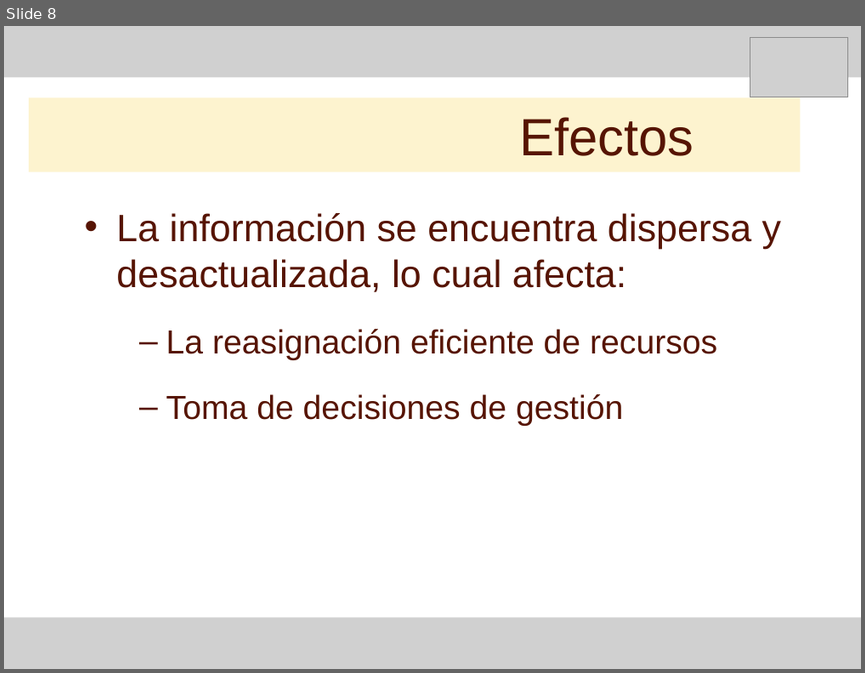
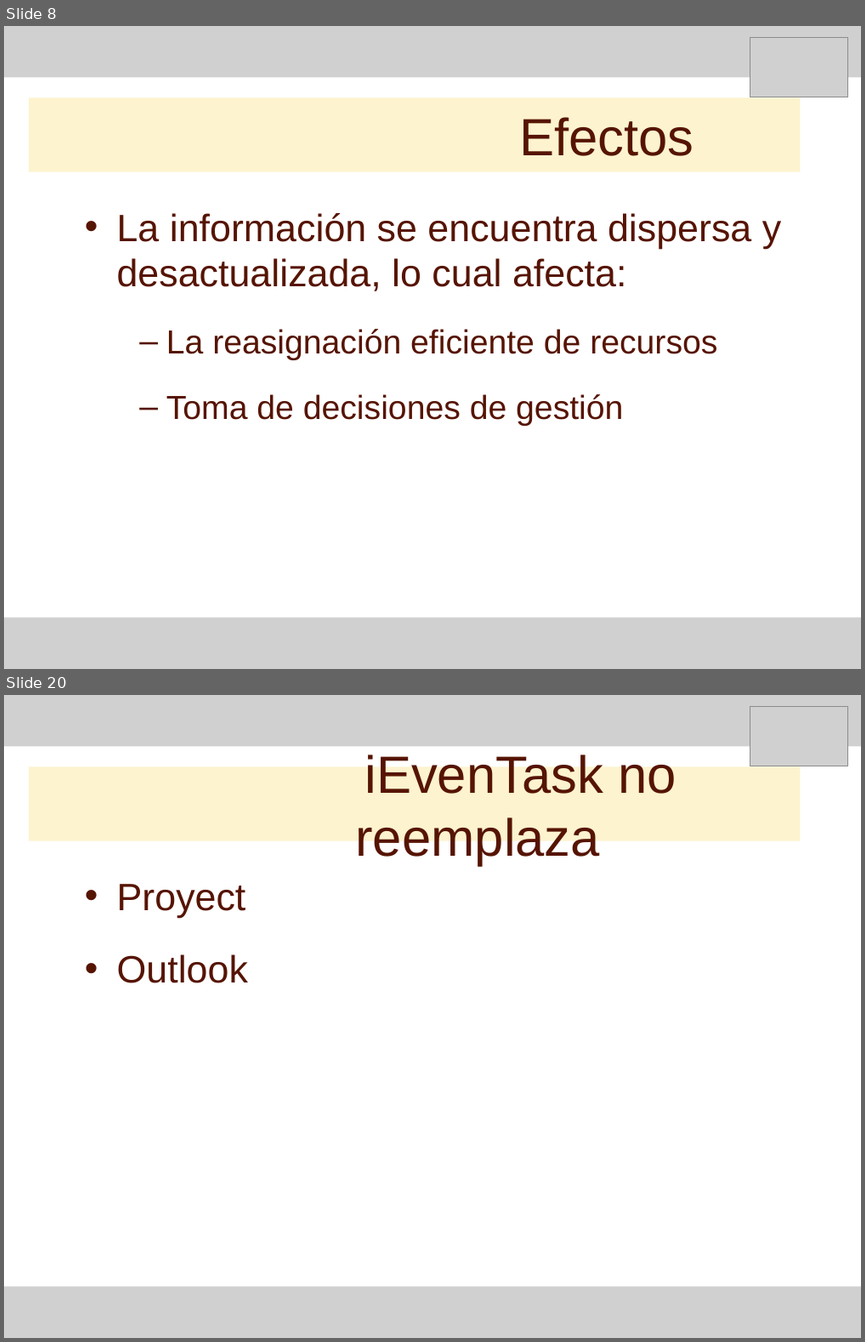
Before and after one commit to Letractively/proyunlam, a slide deck: Documentacion/97 - Exposicion/Presentacion producto.ppt. Shown one above the other, each under a label of ours: slide 8 before the commit, slides 8 and 20 after it; the slides between them are not shown. The pictures are 865x673 and 865x1342 pixels, drawn with LibreOffice and Linux fonts; fonts in the diff are those of the drawing; grey boxes stand for pictures. Boxes give left, top, right and bottom in pixels: in the first picture for what was removed or moved away, otherwise in the second. Text is boxed around its words. In the diff, an @@ line names an element or a change of style, - is before the commit and + after.

```diff
--- a/Documentacion/97 - Exposicion/Presentacion producto.ppt
+++ b/Documentacion/97 - Exposicion/Presentacion producto.ppt
@@ slide 20 added at (4, 695, 861, 1338), background #FFFFFF @@
@@ picture added at (4, 695, 861, 746) @@
@@ picture added at (749, 707, 847, 766) @@
@@ title added at (29, 767, 800, 841), fill #FBE389 at 40% opacity, 44 pt, text #561403 @@
+iEvenTask no reemplaza
@@ text added at (117, 884, 248, 983), 32 pt, text #561403 @@
+• Proyect
+• Outlook
@@ picture added at (4, 1287, 861, 1338) @@
```
Also in this commit, not shown: 12 other slides added.
